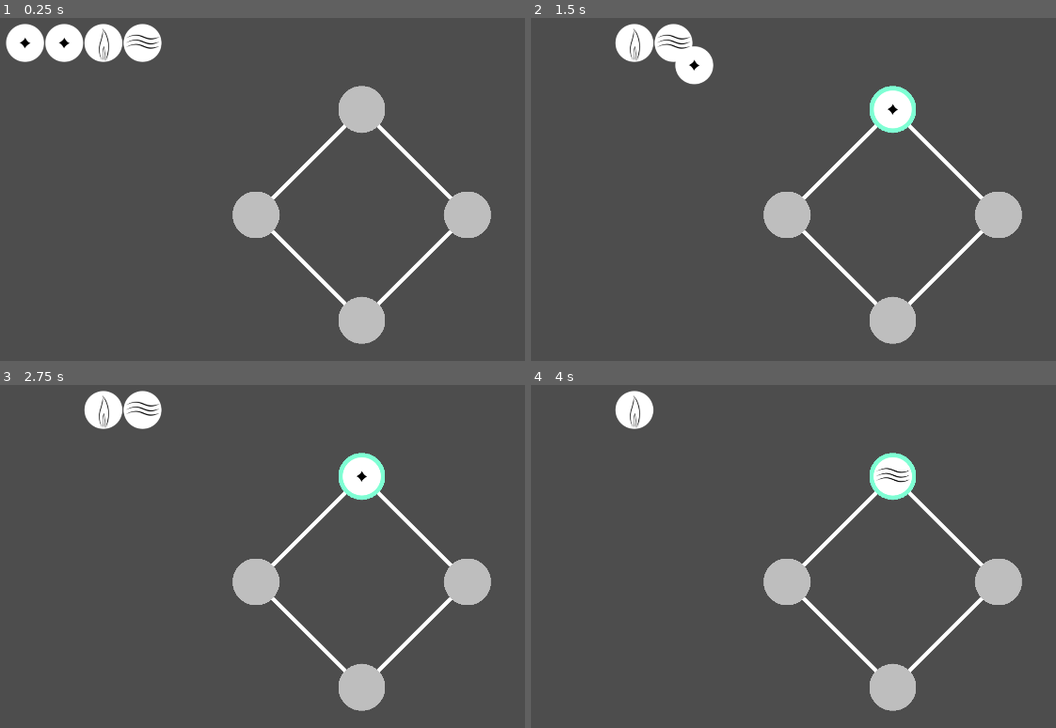
Above: before the commit, frames 1-4 (two rows, left to right).
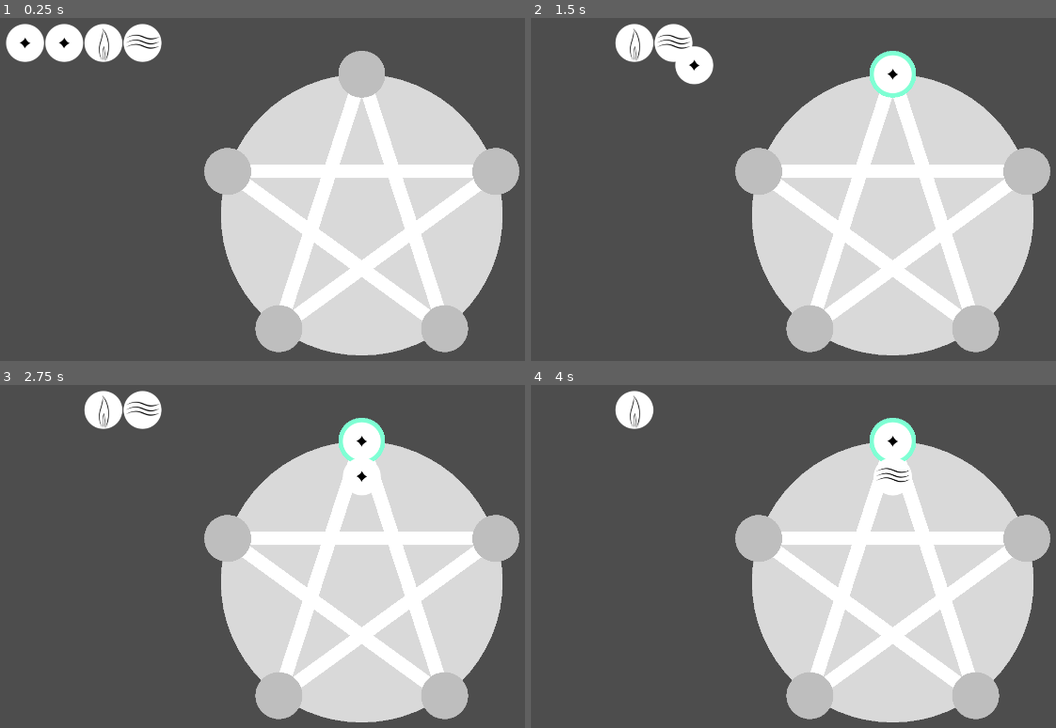
Above: after the commit, the same moments.

Repository: jwodicka/LD55
Game: Godot game, scene res://summoning_circle.tscn
The game is run twice, just before and just after one commit, with the same random seed, the same clock (stepped at 60 frames per second) and the same inputs.
Inputs (mouse positions are in pixels of both pictures, inside the frame that each line leads up to):
- Up to frame 1 (0.25 s): no input
- Up to frame 2 (1.5 s): tap Enter at 0.5 s; drag from (557, 42) to (893, 110) at 0.52 s; drag from (594, 42) to (893, 110) at 1.27 s
- Up to frame 3 (2.75 s): tap Space at 2 s; move the mouse to (105, 409) at 2.02 s; click (105, 409) at 2.17 s
- Up to frame 4 (4 s): tap Enter at 2.75 s; drag from (672, 409) to (893, 477) at 2.77 s; tap Space at 3.5 s; move the mouse to (outside the picture) at 3.52 s; click (outside the picture) at 3.67 s

The runs differ from the first frame. In frame 1, 37% of the frame differs, in the area x 38-99%, y 9-99%; in frame 2, 36%; in frame 3, 36%; in frame 4, 36%.

Commit message:
Curvy lines and a background circle

Diff:
--- /dev/null
+++ b/BackgroundCircle.gd
@@ -0,0 +1,18 @@
+extends Node2D
+
+@export_color_no_alpha
+var color : Color
+
+@export
+var radius : float
+
+# Called when the node enters the scene tree for the first time.
+func _ready() -> void:
+	pass # Replace with function body.
+
+func _draw() -> void:
+	draw_circle(Vector2.ZERO, radius, color)
+
+# Called every frame. 'delta' is the elapsed time since the previous frame.
+func _process(delta: float) -> void:
+	pass
--- a/SummoningCircle.gd
+++ b/SummoningCircle.gd
@@ -4,6 +4,8 @@
 const DRAGGABLE_GLYPH = preload("res://draggable_glyph.tscn")
 const DROP_TARGET = preload("res://drop_target.tscn")
 const TARGET_CONNECTOR = preload("res://target_connector.tscn")
+
+const CURVE_STEPS = 20
 
 @export
 var glyphs : Array[GameLogic.Symbol]
@@ -16,13 +18,23 @@
 @export
 var target_connectors : Array[Vector2i]
 
+@export
+var offset_angle : float = 0
+
+var _base_direction: Vector2:
+	get:
+		return Vector2.UP.rotated(deg_to_rad(offset_angle))
+
+
 # Called when the node enters the scene tree for the first time.
 func _ready() -> void:
 	var position := Vector2(100, 100)
 
 	var center := get_viewport_rect().size / 2
-	print("center", center)
-	var radius := get_viewport_rect().size.y / 4
+	var radius := get_viewport_rect().size.y / 3
+
+	$BackgroundCircle.position = center
+	$BackgroundCircle.radius = radius
 
 	for symbol in glyphs:
 		var glyph = DRAGGABLE_GLYPH.instantiate()
@@ -33,7 +45,7 @@
 	for i in range(targets):
 		var target = DROP_TARGET.instantiate()
 		target.name = "DropTarget%d" % i
-		var offset = (Vector2.UP * radius).rotated((TAU / targets) * i)
+		var offset = (_base_direction * radius).rotated((TAU / targets) * i)
 		target.position = center + offset
 		$Targets.add_child(target)
 		_targets.append(target)
@@ -41,6 +53,17 @@
 		var connector = TARGET_CONNECTOR.instantiate()
 		connector.end_a = _targets[c.x]
 		connector.end_b = _targets[c.y]
+		# Does this connector connect adjacent points?
+		if abs(c.x - c.y) == 1 || abs(c.x - c.y) == targets -1:
+			print("Adjacent points")
+			var offset_a = connector.end_a.position - center
+			var offset_b = connector.end_b.position - center
+			var angle = offset_a.angle_to(offset_b)
+			var angle_step = angle/CURVE_STEPS
+			for step in range(0, CURVE_STEPS + 1):
+				var theta = angle_step * step
+				var offset = offset_a.rotated(theta) + center
+				connector.add_point(offset)
 		$Connectors.add_child(connector);
 
 
--- a/summoning_circle.tscn
+++ b/summoning_circle.tscn
@@ -1,12 +1,13 @@
-[gd_scene load_steps=2 format=3 uid="uid://cr4ukprpycwgr"]
+[gd_scene load_steps=3 format=3 uid="uid://cr4ukprpycwgr"]
 
 [ext_resource type="Script" path="res://SummoningCircle.gd" id="1_4yubp"]
+[ext_resource type="Script" path="res://BackgroundCircle.gd" id="2_b3go5"]
 
 [node name="SummoningCircle" type="Node2D"]
 script = ExtResource("1_4yubp")
 glyphs = Array[int]([4, 4, 2, 3])
-targets = 4
-target_connectors = Array[Vector2i]([Vector2i(0, 1), Vector2i(1, 2), Vector2i(2, 3), Vector2i(3, 0)])
+targets = 5
+target_connectors = Array[Vector2i]([Vector2i(0, 2), Vector2i(1, 3), Vector2i(2, 4), Vector2i(3, 0), Vector2i(4, 1)])
 
 [node name="Glyphs" type="CanvasLayer" parent="."]
 layer = 2
@@ -15,3 +16,7 @@
 
 [node name="Connectors" type="CanvasLayer" parent="."]
 layer = 0
+
+[node name="BackgroundCircle" type="Node2D" parent="."]
+script = ExtResource("2_b3go5")
+color = Color(0.85098, 0.85098, 0.85098, 1)
--- a/target_connector.tscn
+++ b/target_connector.tscn
@@ -4,10 +4,9 @@
 [ext_resource type="AudioStream" uid="uid://waij1tdiu28v" path="res://sounds/Mystic Hum.wav" id="2_8yjdq"]
 [ext_resource type="AudioStream" uid="uid://c6yag07jw8v2e" path="res://sounds/Problem Hum.wav" id="3_42r75"]
 
-[node name="TargetConnector" type="Line2D" node_paths=PackedStringArray("end_a", "end_b")]
+[node name="TargetConnector" type="Line2D"]
+width = 35.0
 script = ExtResource("1_oytll")
-end_a = NodePath("")
-end_b = NodePath("")
 
 [node name="CorrectAudioPlayer" type="AudioStreamPlayer" parent="."]
 stream = ExtResource("2_8yjdq")
